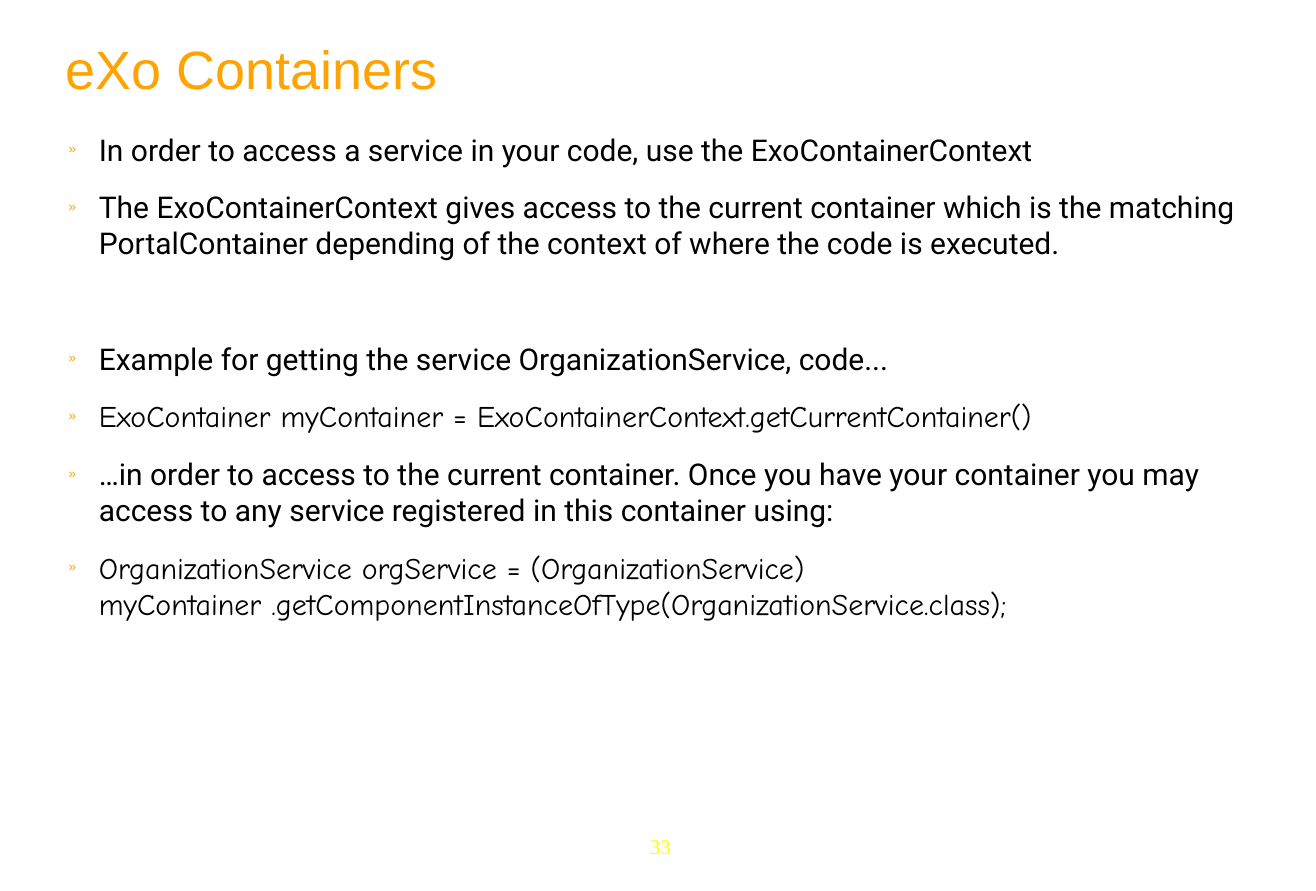
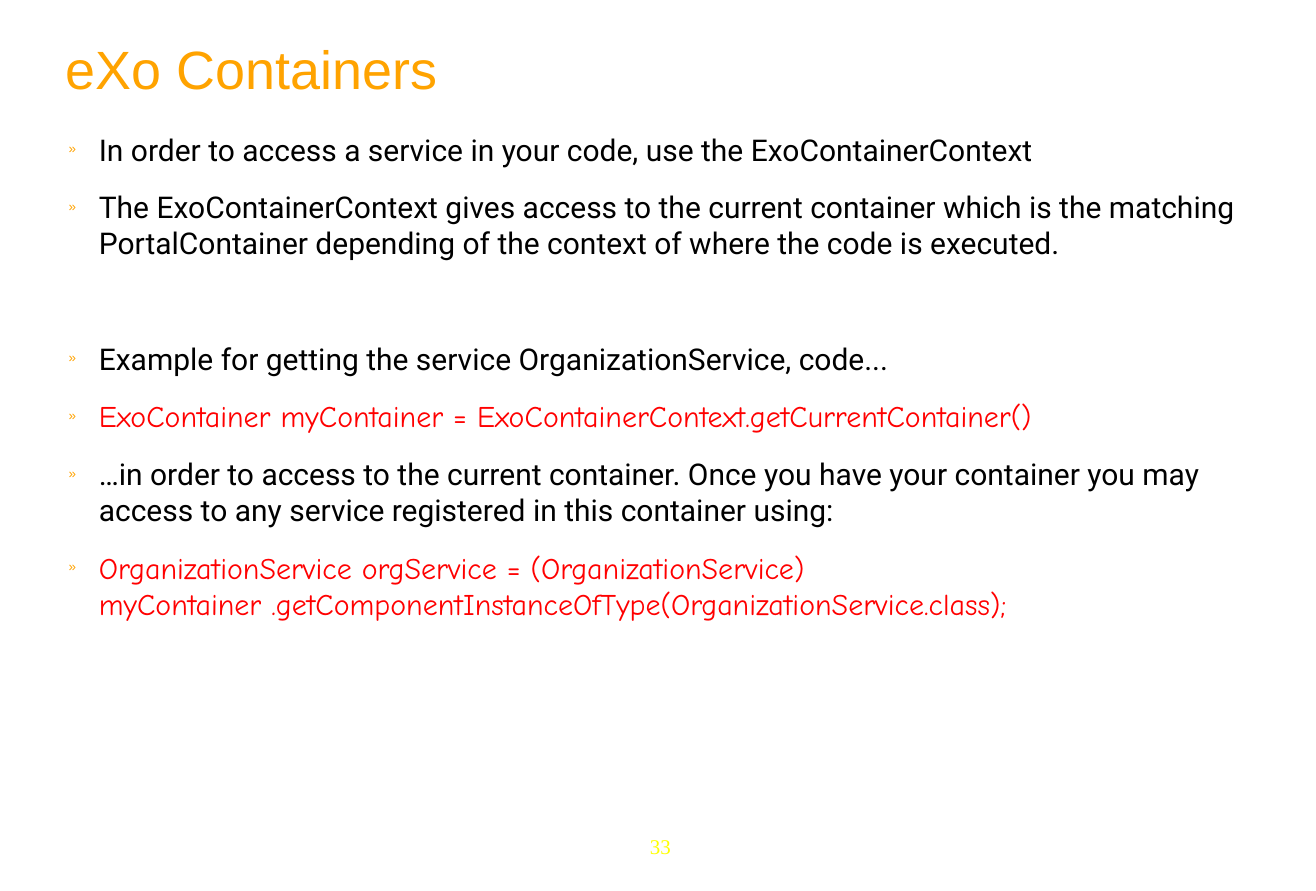
Before and after one commit to anhvurz90/training, a slide deck: slide 33 of exo-developer/210-configuration/slides/210-Portal-configuration-XDev-en.ppt. Drawn at 1316x891 pixels with LibreOffice and Linux fonts; fonts in the diff are those of the drawing; background and template pictures are left out. Boxes give left, top, right and bottom in pixels: in the first picture for what was removed or moved away, otherwise in the second. Text is boxed around its words. In the diff, an @@ line names an element or a change of style, - is before the commit and + after.

```diff
--- a/exo-developer/210-configuration/slides/210-Portal-configuration-XDev-en.ppt
+++ b/exo-developer/210-configuration/slides/210-Portal-configuration-XDev-en.ppt
@@ text at bbox=[99, 403, 1032, 621]: text colour #000000 to #FF0000 in "ExoContainer myContainer = ExoContainerContext.getCurrentCon ...", "OrganizationService orgService = (OrganizationService) myCon ..." @@
```
Also in this commit, not shown: 8 other slides changed, 2 slides added, 2 slides removed.
